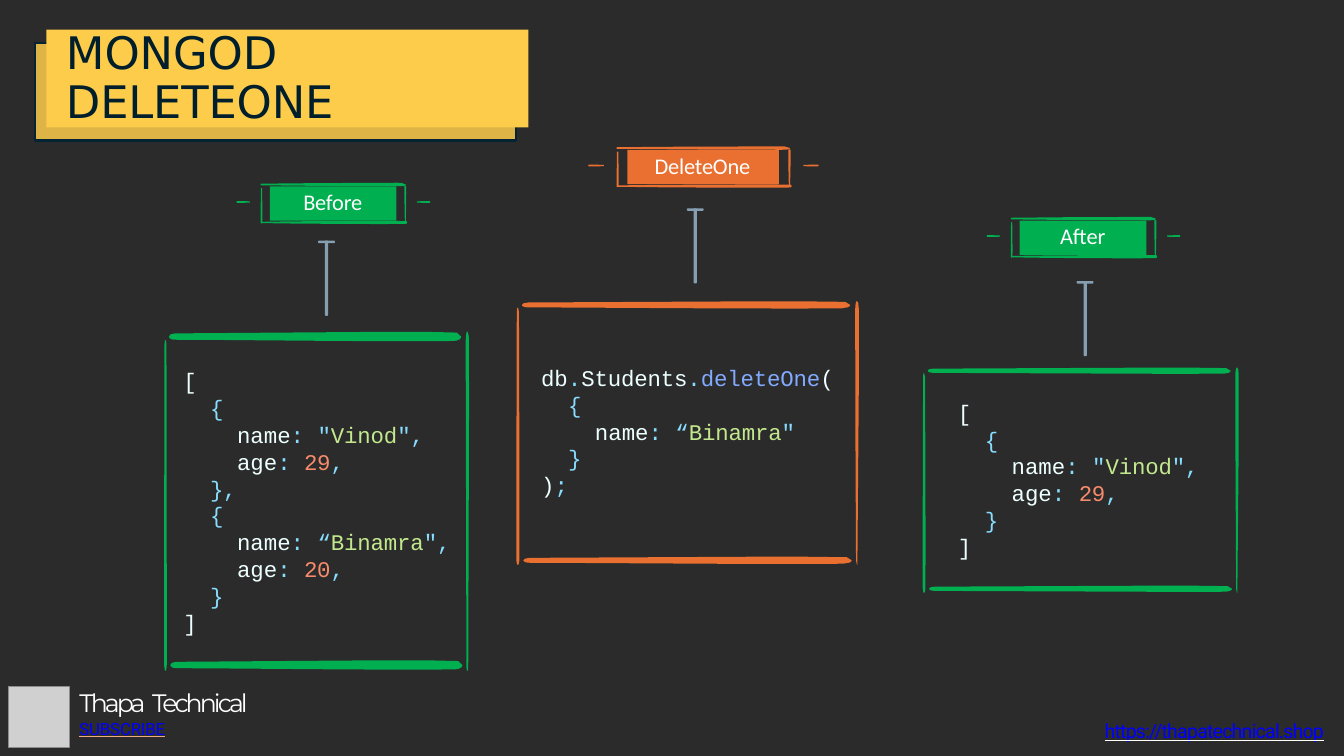
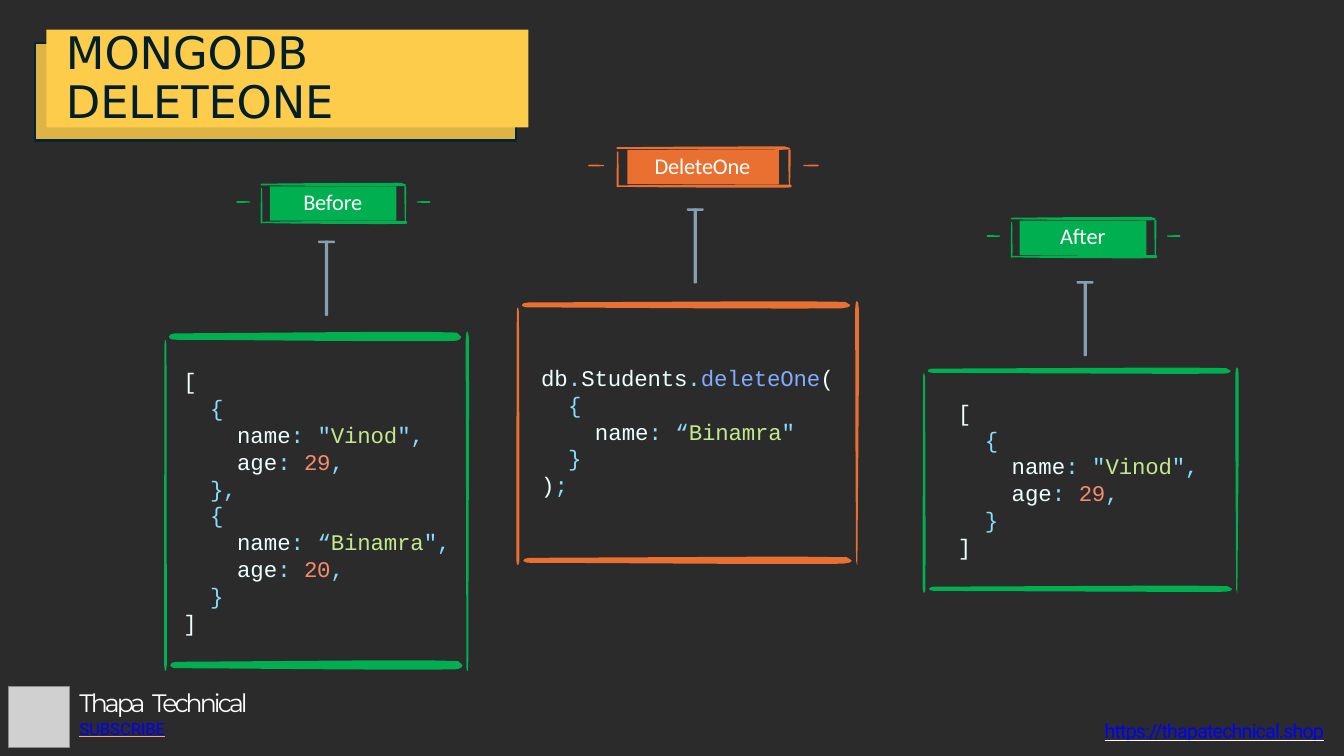
Before and after one commit to NehaTiwari2000/DBMS, a slide deck: slide 80 of MongoDB Commnads/MongoDB Course Neha.pptx (slide 64 before the commit). Drawn at 1344x756 pixels with LibreOffice and Linux fonts; fonts in the diff are those of the drawing; grey boxes stand for pictures; background and template pictures are left out; a plain dark background stands for a picture behind light text. Boxes give left, top, right and bottom in pixels: in the first picture for what was removed or moved away, otherwise in the second. Text is boxed around its words. In the diff, an @@ line names an element or a change of style, - is before the commit and + after.

Commit message:
MongoDB commands

```diff
--- a/MongoDB Commnads/MongoDB Course Neha.pptx
+++ b/MongoDB Commnads/MongoDB Course Neha.pptx
@@ title at <box>66,35,308,70</box>: text changed @@
-MONGOD
+MONGODB
```
Also in this commit, not shown: 12 other slides changed, 19 slides added, 2 other files.
